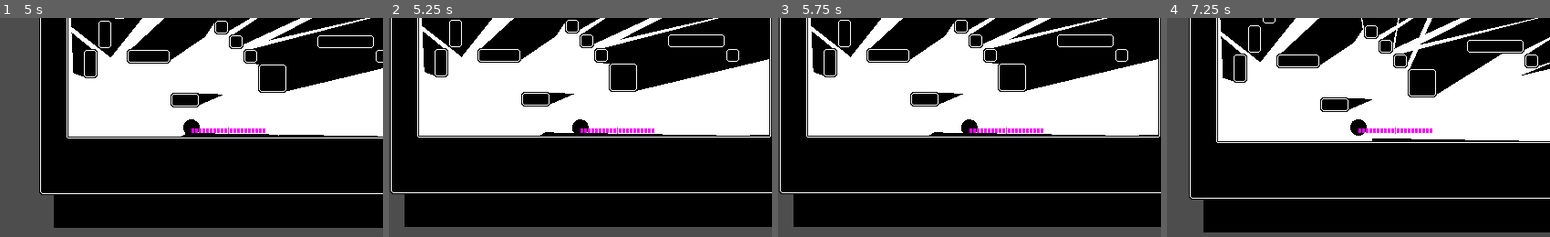
Above: before the commit, frames 1-4 (left to right).
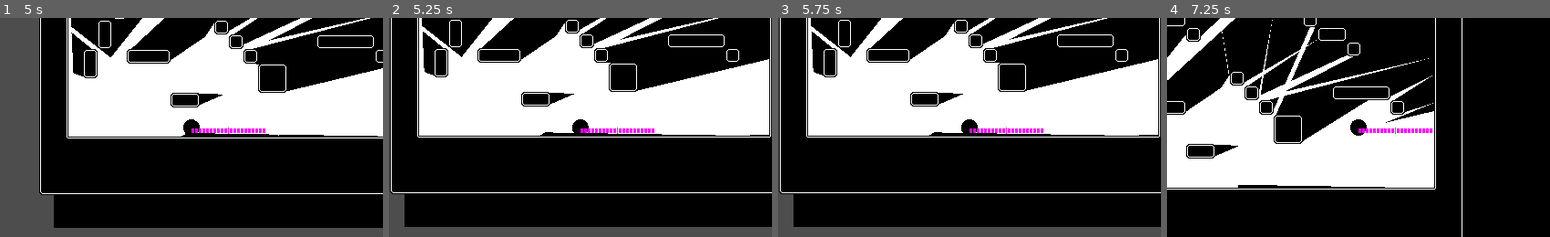
Above: after the commit, the same moments.

Repository: KingOfSpadesJFK/bhleg
Game: Godot game, scene res://levels/test_level.tscn
Two runs of this game, one before a commit and one after it. Both use one fixed random seed, a clock stepped at 60 frames per second and the inputs below.
Inputs (mouse positions are in pixels of both pictures, inside the frame that each line leads up to):
- Up to frame 1 (5 s): tap Enter at 0.5, 4.25 s; move the mouse to (172, 171) at 0.52 s; press the mouse at (172, 171) at 0.53 s; hold D (player_right) 0.53-2.03 s; tap Space (player_jump) at 0.77, 1.52, 3.02, 3.5, 3.77, 4.52 s; move the mouse to (306, 160) at 1.27 s; release the mouse at (306, 160) at 1.28 s; click (306, 160) at 1.35 s; move the mouse to (76, 94) at 2.02 s; press the mouse at (76, 94) at 2.03 s; hold A (player_left) 2.03-4.28 s; move the mouse to (210, 127) at 2.77 s; release the mouse at (210, 127) at 2.78 s; click (210, 127) at 2.85 s; move the mouse to (134, 72) at 3.52 s; press the mouse at (134, 72) at 3.53 s; move the mouse to (275, 116) at 4.27 s; release the mouse at (275, 116) at 4.28 s; hold D (player_right) from 4.28 s (still down); click (275, 116) at 4.35 s
- Up to frame 2 (5.25 s): keep holding D (player_right); move the mouse to (503, 138) at 5.02 s; press the mouse at (503, 138) at 5.03 s
- Up to frame 3 (5.75 s): keep holding D (player_right)
- Up to frame 4 (7.25 s): keep holding D (player_right); move the mouse to (1396, 79) at 5.77 s; release the mouse at (1396, 79) at 5.78 s; click (1396, 79) at 5.85 s; tap Space (player_jump) at 6.02, 6.5, 6.77 s; move the mouse to (1339, 171) at 6.52 s; press the mouse at (1339, 171) at 6.53 s

Frame 1 is identical in both runs. In frame 2, less than 0.1% of the frame differs, in the area x 9-86%, y 0-54%; in frame 3, less than 0.1%; in frame 4, 48%, in the area x 0-100%, y 0-100%.

Commit message:
bounding boxes

Diff:
--- a/scripts/player.gd
+++ b/scripts/player.gd
@@ -68,6 +68,11 @@
 
 
 func _flash_light():
+	var minv = func (curvec,newvec):
+		return Vector2(min(curvec.x,newvec.x),min(curvec.y,newvec.y))
+	var maxv = func (curvec,newvec):
+		return Vector2(max(curvec.x,newvec.x),max(curvec.y,newvec.y))
+
 	# Debugging markers
 	if _flash_markers:
 		_flash_markers.queue_free()
@@ -95,6 +100,12 @@
 	var prev_pos = verts[0]
 	var v = (env_result.position - prev_pos).normalized()
 	var prev_dir = atan2(v.y, v.x)
+
+	# Init the min/max vectors for the bounding box
+	var min_vec = Vector2(pow(2,31)-1,pow(2,31)-1)
+	var max_vec = Vector2(-pow(2,31)-1,-pow(2,31)-1)
+	min_vec = minv.call(min_vec, global_position)
+	max_vec = maxv.call(max_vec, global_position)
 
 	# Raycast the samples
 	var next_dir = 0.0
@@ -116,6 +127,8 @@
 			if next_dir - prev_dir >= PI / 80.0 || next_dir - prev_dir <= -PI / 80.0:
 				# Append to the polygon
 				verts.append(mid_pos)
+				min_vec = minv.call(min_vec, mid_pos)
+				max_vec = maxv.call(max_vec, mid_pos)
 
 				# Create the debug marker
 				#var sp = Sprite2D.new()
@@ -134,7 +147,7 @@
 
 	# Finalize new polygon
 	verts.append(global_position)
-	shadow_body.add_polygon(PackedVector2Array(verts))
+	shadow_body.add_polygon(PackedVector2Array(verts), Rect2(min_vec,max_vec-min_vec))
 	print("Vert count: " + str(verts.size()))
 
 	# Create the polygon visual
--- a/scripts/shadow_body.gd
+++ b/scripts/shadow_body.gd
@@ -1,20 +1,35 @@
 extends StaticBody2D
 class_name ShadowBody
 
+const META_BOUNDING_BOX = "bounding_box"
 
-func add_polygon(verts: PackedVector2Array) -> void:
+
+func add_polygon(verts: PackedVector2Array, extent: Rect2) -> void:
+	var minv = func (curvec,newvec):
+		return Vector2(min(curvec.x,newvec.x),min(curvec.y,newvec.y))
+	var maxv = func (curvec,newvec):
+		return Vector2(max(curvec.x,newvec.x),max(curvec.y,newvec.y))
+
 	# Set up the polygon queue
-	var poly_queue: Array[PackedVector2Array] = []
+	var poly_stack: Array[PackedVector2Array] = []
 	for c in get_children():
 		if c is CollisionPolygon2D:
-			# Add to the queue and dispose of each child (after this is done...)
-			poly_queue.append(c.polygon)
-			c.queue_free()
+			# Add to the queue and
+			if c.has_meta(META_BOUNDING_BOX):
+				var box: Rect2 = c.get_meta(META_BOUNDING_BOX) as Rect2
+				if extent.intersects(box):
+					poly_stack.append(c.polygon)
+					c.queue_free()
+			else:
+				poly_stack.append(c.polygon)
+				c.queue_free()
+
+			# Dispose of each child after this is done...
 
 	# Loop through the poly queue
-	while poly_queue.size() > 0:
+	while poly_stack.size() > 0:
 		# Run a boolean operation on these polygons
-		var col_poly = poly_queue.pop_front()
+		var col_poly = poly_stack.pop_back()
 		var combined = Geometry2D.merge_polygons(col_poly, verts)
 
 		# Attach each polygon to a new CollisionPolygon2D
@@ -24,6 +39,15 @@
 			c.build_mode = CollisionPolygon2D.BuildMode.BUILD_SEGMENTS
 			c.polygon = arr.duplicate()			# Since arr will go bye-bye after the thread
 			add_child(c)
+
+			# Get the bounding box of the current polygon
+			var min_vec = Vector2(pow(2,31)-1,pow(2,31)-1)
+			var max_vec = Vector2(-pow(2,31)-1,-pow(2,31)-1)
+			for v in arr:
+				min_vec = minv.call(min_vec,v)
+				max_vec = maxv.call(max_vec,v)
+			c.set_meta(META_BOUNDING_BOX, Rect2(min_vec, max_vec-min_vec))
+
 
 			# DEBUG PURPOSES
 			# var flash_poly: Polygon2D = Polygon2D.new()
